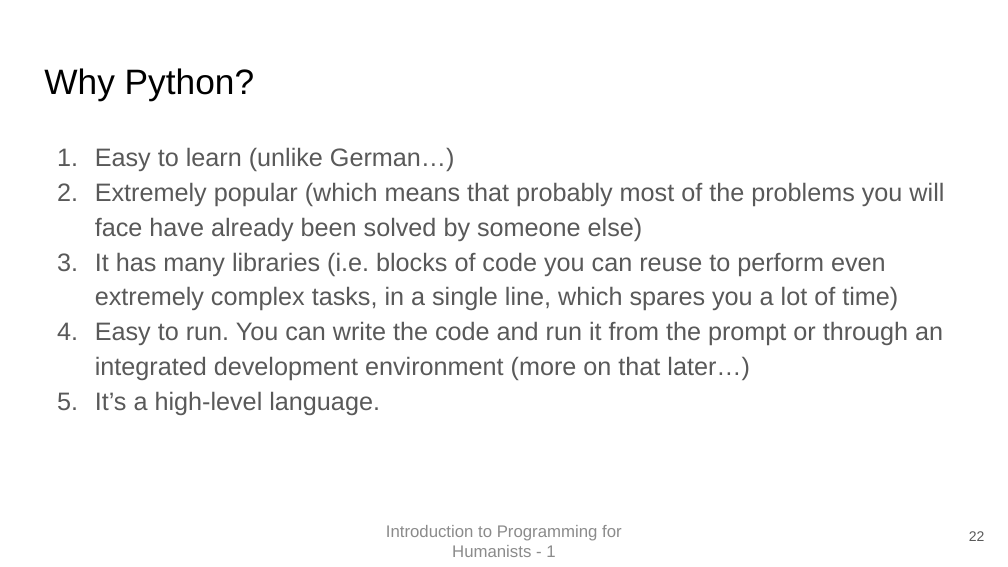
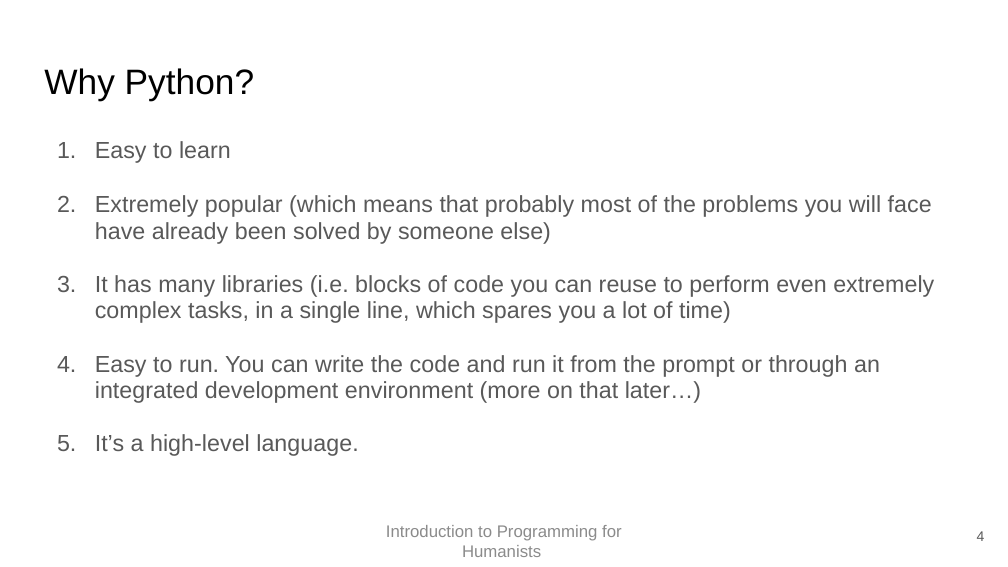
Before and after one commit to EvanEames/IPFH2526, a slide deck: slide 4 of week1/First Class.pptx (slide 22 before the commit). Drawn at 1008x567 pixels with LibreOffice and Linux fonts; fonts in the diff are those of the drawing. Boxes give left, top, right and bottom in pixels: in the first picture for what was removed or moved away, otherwise in the second. Text is boxed around its words. In the diff, an @@ line names an element or a change of style, - is before the commit and + after.

```diff
--- a/week1/First Class.pptx
+++ b/week1/First Class.pptx
@@ text at bbox=[95, 141, 231, 163]: text changed; size 18 to 16.6 pt @@
-1. Easy to learn (unlike German…)
+1. Easy to learn
@@ text at bbox=[95, 195, 934, 456]: size 18 to 16.6 pt; line spacing 1.15 to 0.95 @@
@@ text at bbox=[386, 525, 622, 557]: text changed @@
-Introduction to Programming for Humanists - 1
+Introduction to Programming for Humanists
@@ page number at bbox=[977, 531, 985, 541]: text changed @@
-22
+4
```
Also in this commit, not shown: 14 other slides changed, 22 slides removed, 3 other files.
